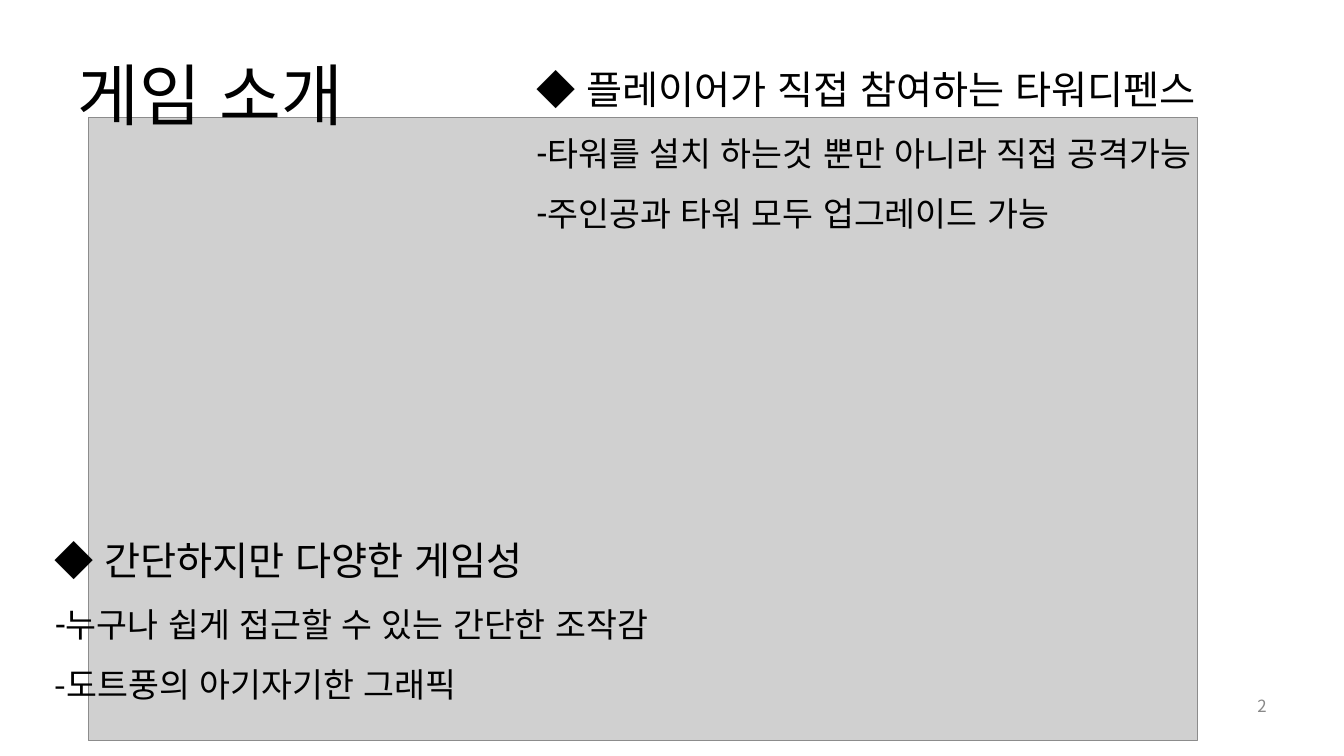
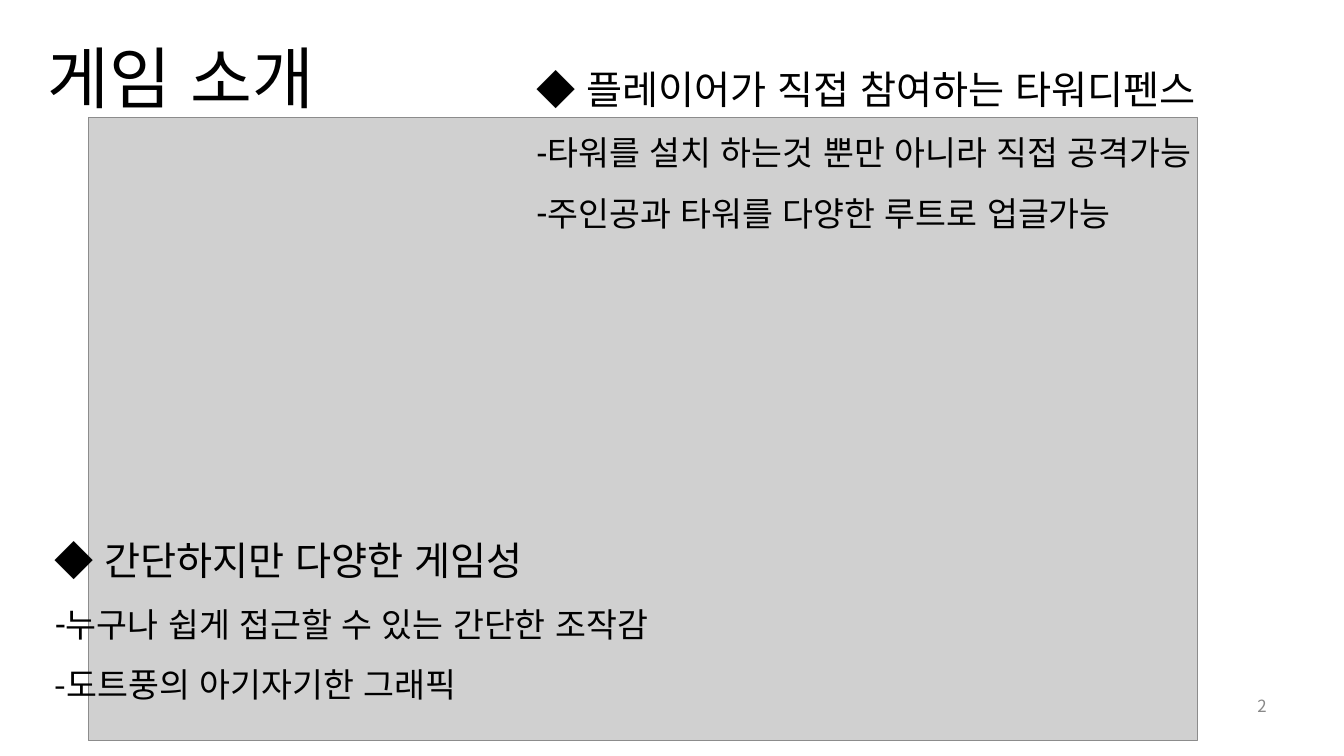
Before and after one commit to ruen346/2D-Final-Project, a slide deck: slide 2 of 2d겜플 기말발표 2017184002구건모.pptx. Drawn at 1344x756 pixels with LibreOffice and Linux fonts; fonts in the diff are those of the drawing; grey boxes stand for pictures. Boxes give left, top, right and bottom in pixels: in the first picture for what was removed or moved away, otherwise in the second. Text is boxed around its words. In the diff, an @@ line names an element or a change of style, - is before the commit and + after.

```diff
--- a/2d겜플 기말발표 2017184002구건모.pptx
+++ b/2d겜플 기말발표 2017184002구건모.pptx
@@ title "게임 소개": place and size @@
-title "게임 소개" at <box>77,64,344,136</box>
+title "게임 소개" at <box>48,47,314,119</box>
@@ text at <box>548,198,1111,229</box>: text changed @@
-– 주인공과 타워 모두 업그레이드 가능
+– 주인공과 타워를 다양한 루트로 업글가능
```
Also in this commit, not shown: 2 other slides changed, 17 other files.
